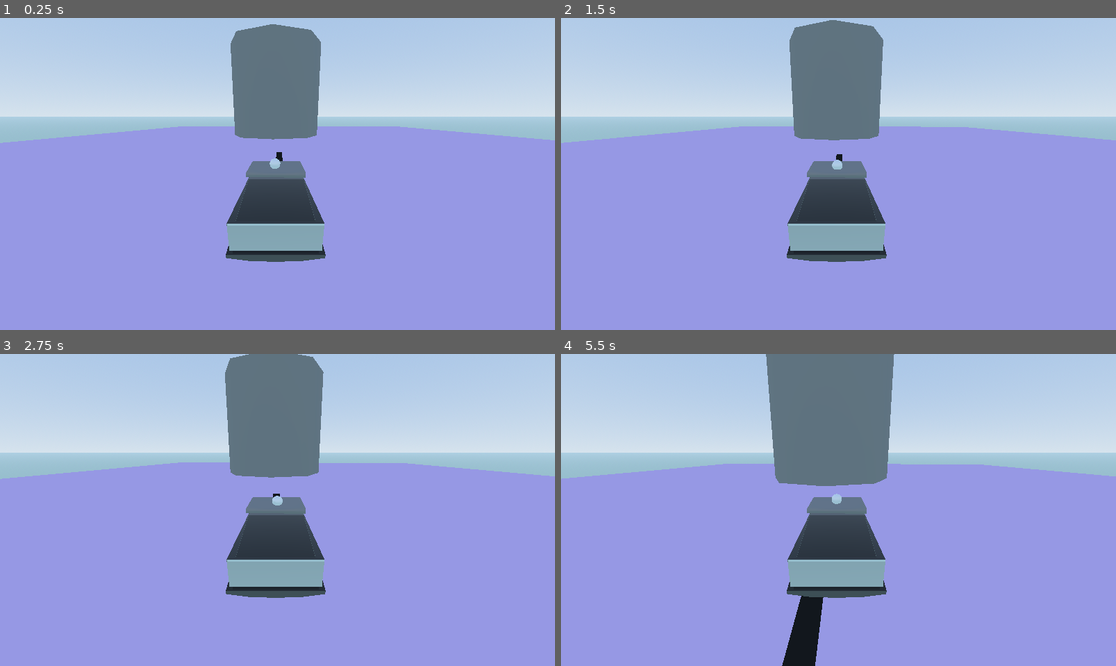
Above: before the commit, frames 1-4 (two rows, left to right).
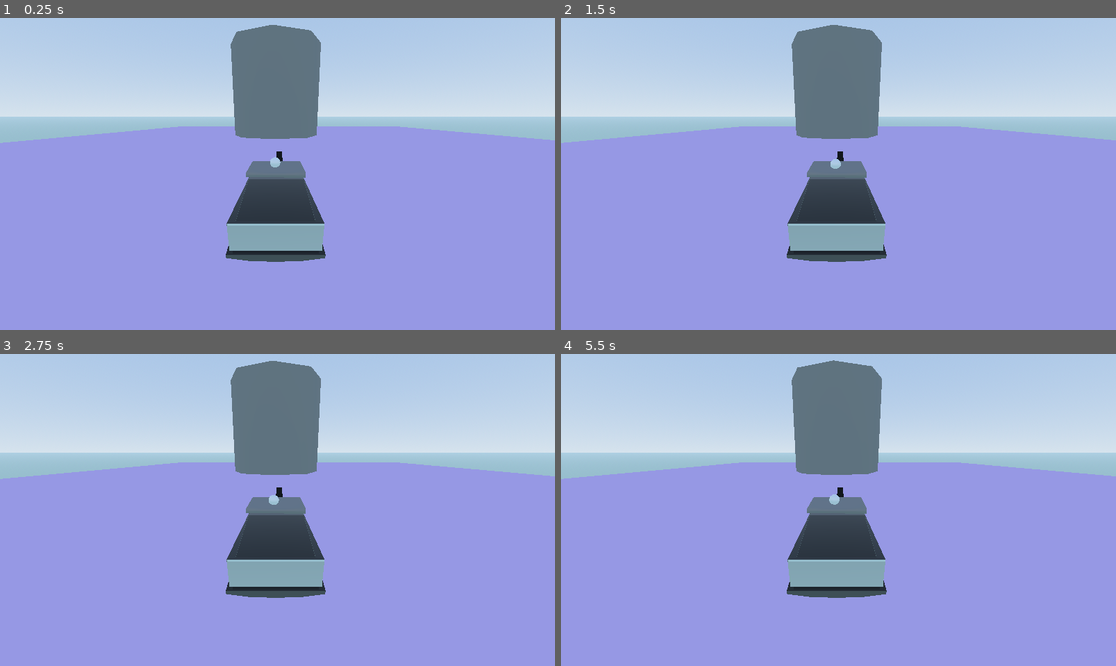
Above: after the commit, the same moments.

Repository: KevinRond/S5_Projet_Godot
Game: Godot game, scene res://main.tscn
Two runs of this game, one before a commit and one after it. Both use one fixed random seed, a clock stepped at 60 frames per second and the inputs below.
Inputs:
- Up to frame 1 (0.25 s): no input
- Up to frame 2 (1.5 s): hold D 0.53-1.28 s; hold S from 1.28 s (still down)
- Up to frame 3 (2.75 s): release S at 2.03 s; hold D from 2.03 s (still down)
- Up to frame 4 (5.5 s): release D at 2.78 s; hold W 2.78-3.53 s; hold A 3.53-5.03 s; hold S from 5.03 s (still down)

The runs differ from the first frame. In frame 1, less than 0.1% of the frame differs, in the area x 27-83%, y 2-49%; in frame 2, 0.6%; in frame 3, 1.2%; in frame 4, 4.9%, in the area x 0-100%, y 0-100%.

Commit message:
Car movement with random values

Diff:
--- a/main.tscn
+++ b/main.tscn
@@ -84,9 +84,6 @@
 transform = Transform3D(-0.0373915, 0, 0.999301, 0, 1, 0, -0.999301, 0, -0.0373915, 0, 0, 0)
 script = ExtResource("7_st7bl")
 
-[node name="PiCar" parent="Path3D/PathFollow3D" instance=ExtResource("9_mg36i")]
-transform = Transform3D(0.00626546, 0, -0.999981, 0, 1, 0, 0.999981, 0, 0.00626546, 0.0125076, -0.0186835, 0.0554967)
-
 [node name="CSGCylinder3D" type="CSGCylinder3D" parent="."]
 transform = Transform3D(1, 0, 0, 0, 1, 0, 0, 0, 1, 0, 0, 0.157021)
 
@@ -97,6 +94,8 @@
 shape = SubResource("BoxShape3D_2bjp5")
 
 [node name="CSGBox3D" type="CSGBox3D" parent="Line/CollisionShape3D"]
-transform = Transform3D(1, 0, 0, 0, 1, 0, 0, 0, 1, 0, 0, 0)
 size = Vector3(0.61, 0.439, 0.034)
 material = SubResource("StandardMaterial3D_43hm4")
+
+[node name="PiCar" parent="." instance=ExtResource("9_mg36i")]
+transform = Transform3D(0.999048, 0, 0.0436518, 0, 1, 0, -0.0436518, 0, 0.999048, 2.22149, 0, 0.0399335)
--- a/scenes/Pi_car/scripts/Pi_car.gd
+++ b/scenes/Pi_car/scripts/Pi_car.gd
@@ -2,7 +2,10 @@
 
 var nfsm = 0
 var speed = 0
+var turn_speed = 0.5
 var capteurs_SL = []
+var ACCELERATION = 0.0001
+var V_MAX = 0.15
 
 # Called when the node enters the scene tree for the first time.
 func _ready():
@@ -19,10 +22,23 @@
 		#pass
 
 	if Input.is_key_pressed(KEY_W):
-		speed = 0.1
+		if speed < V_MAX:
+			speed += ACCELERATION
+	if !Input.is_key_pressed(KEY_W):
+		if speed > 0:
+			speed -= ACCELERATION
 	if Input.is_key_pressed(KEY_S):
 		speed = 0
+
+	# Rotate left/right
+	if Input.is_key_pressed(KEY_A) && Input.is_key_pressed(KEY_W):
+		rotate_y(turn_speed * delta)  # Rotate left
+	if Input.is_key_pressed(KEY_D) && Input.is_key_pressed(KEY_W):
+		rotate_y(-turn_speed * delta)  # Rotate right
+
 	translate(Vector3(-delta * speed, 0, 0))
+
+	# print("Vitesse courante: %d" % speed)
 
 
 func _physics_process(delta):
